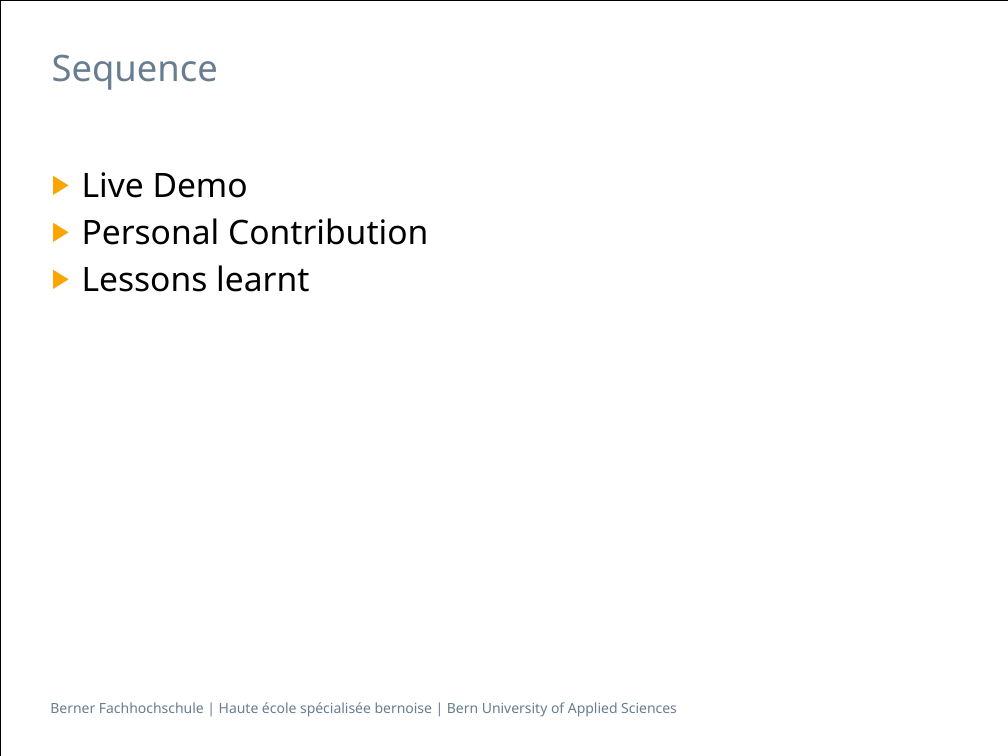
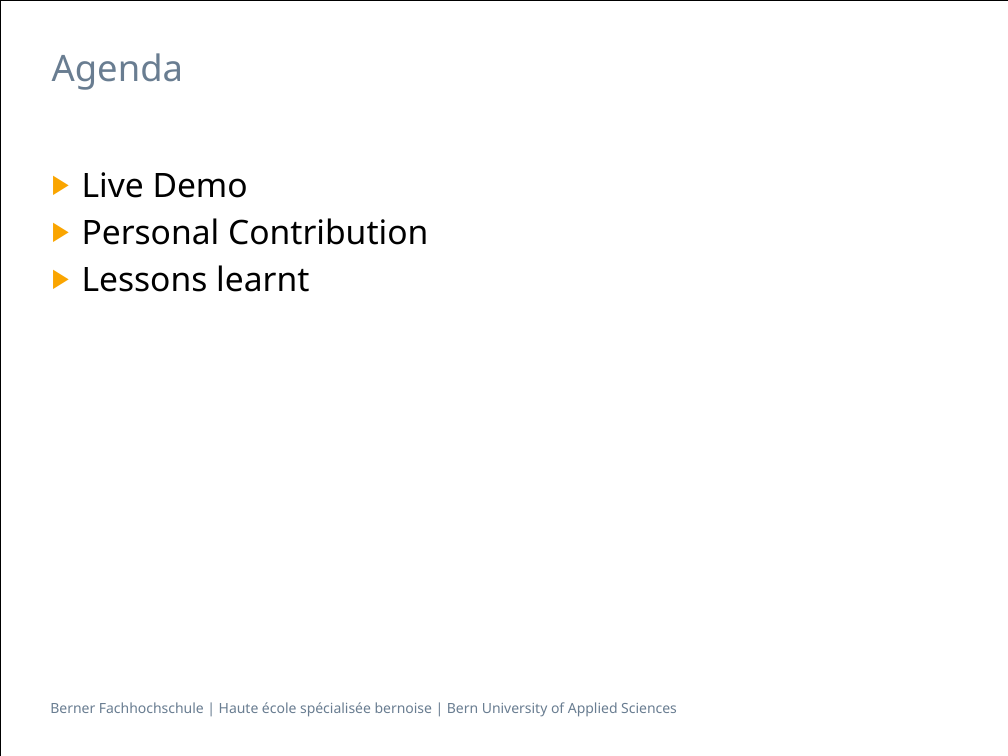
Before and after one commit to isels1/ch.bfh.btx8081.w2015.blue, a slide deck: slide 2 of doc/task14/Task14.pptx. Drawn at 1008x756 pixels with LibreOffice and Linux fonts; fonts in the diff are those of the drawing. Boxes give left, top, right and bottom in pixels: in the first picture for what was removed or moved away, otherwise in the second. Text is boxed around its words. In the diff, an @@ line names an element or a change of style, - is before the commit and + after.

```diff
--- a/doc/task14/Task14.pptx
+++ b/doc/task14/Task14.pptx
@@ title at bbox=[52, 53, 183, 90]: text changed @@
-Sequence
+Agenda
```
Also in this commit, not shown: 2 other slides changed.
